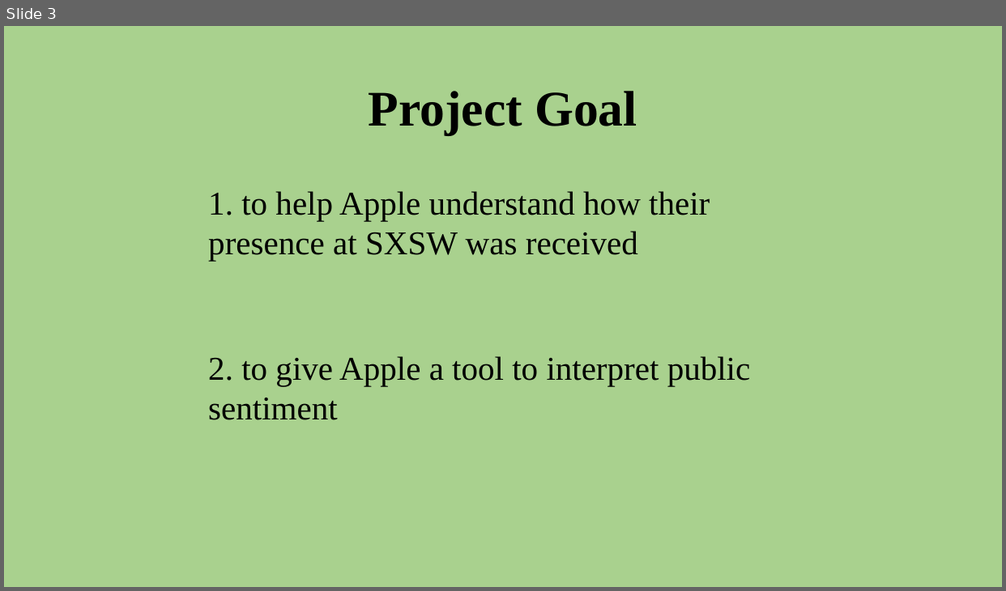
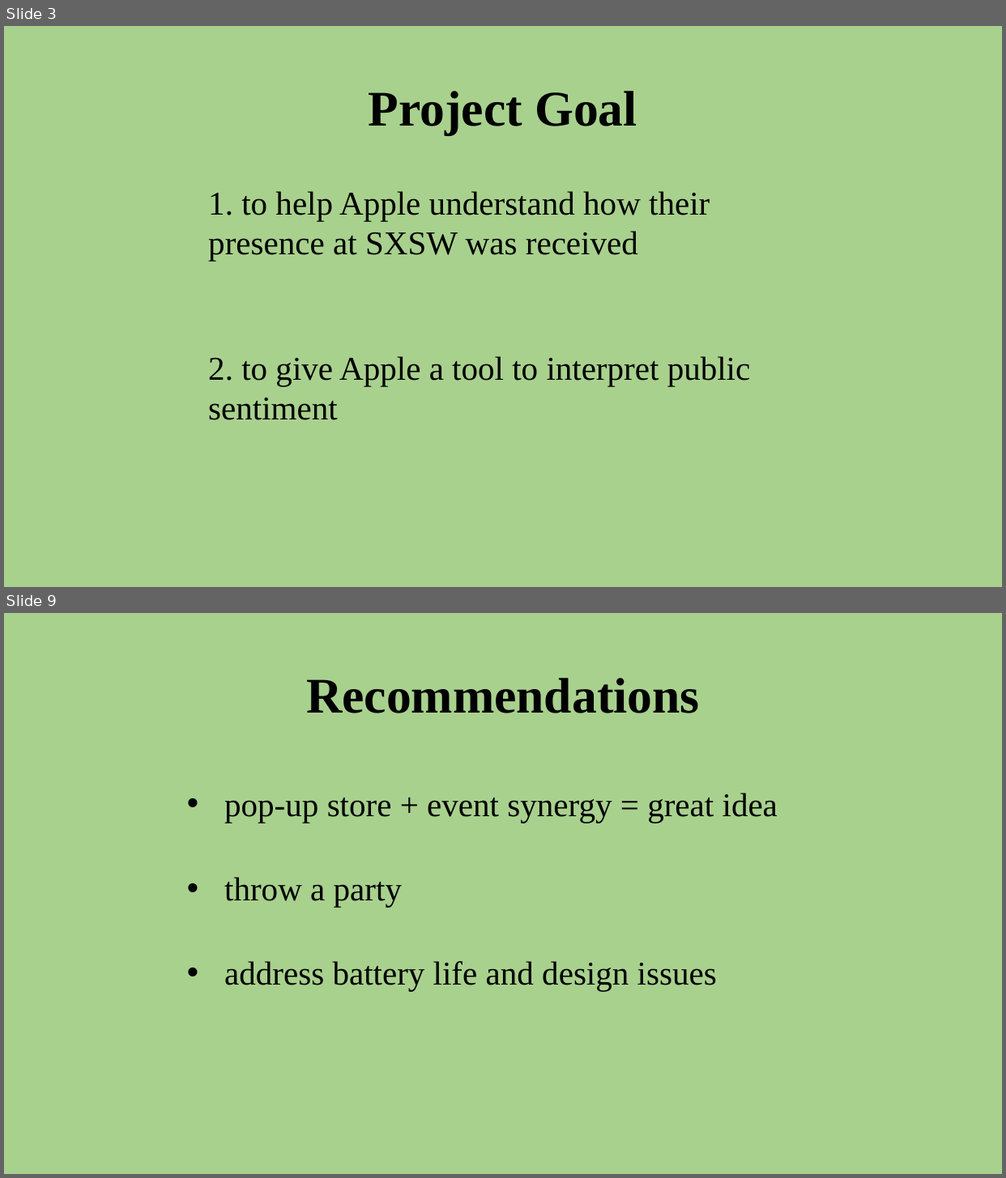
Before and after one commit to aarongalbraith/flatiron-phase4-project, a slide deck: presentation.pptx. Shown one above the other, each under a label of ours: slide 3 before the commit, slides 3 and 9 after it; the slides between them are not shown. The pictures are 1006x591 and 1006x1178 pixels, drawn with LibreOffice and Linux fonts; fonts in the diff are those of the drawing. Boxes give left, top, right and bottom in pixels: in the first picture for what was removed or moved away, otherwise in the second. Text is boxed around its words. In the diff, an @@ line names an element or a change of style, - is before the commit and + after.

```diff
--- a/presentation.pptx
+++ b/presentation.pptx
@@ slide 9 added at (4,613,1002,1174), background #A9D18E @@
@@ title added at (306,678,700,713), 48 pt, text #000000, bold @@
+Recommendations
@@ text added at (224,793,778,822), 32 pt, text #000000 @@
+• pop-up store + event synergy = great idea
@@ text added at (224,877,402,907), 32 pt, text #000000 @@
+• throw a party
@@ text added at (224,961,717,991), 32 pt, text #000000 @@
+• address battery life and design issues
```
Also in this commit, not shown: 2 slides changed, 6 other slides added, 3 slides removed, 14 other files.
